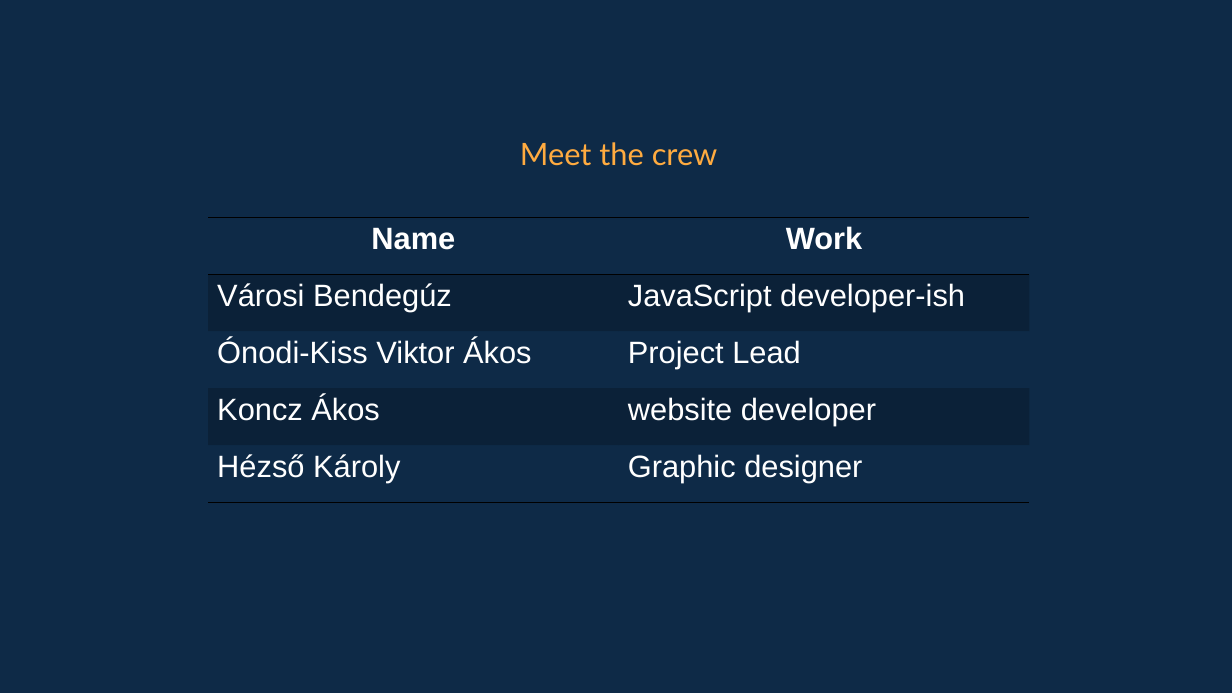
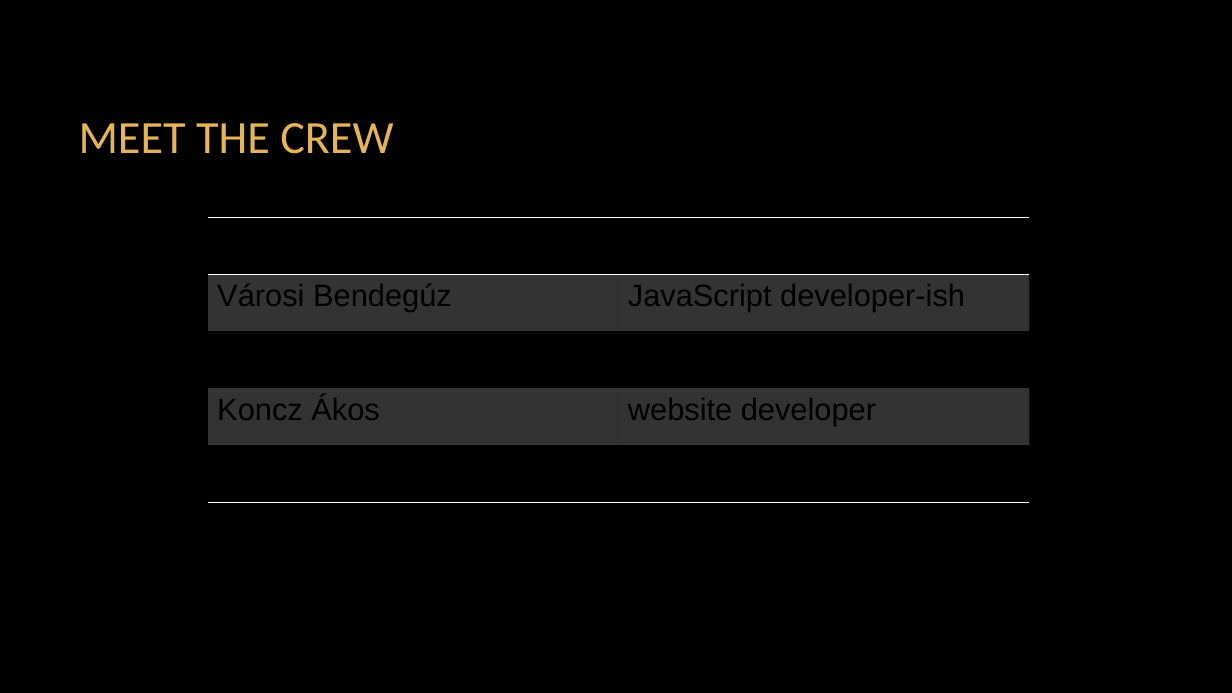
Before and after one commit to VarosiBendeguz/projektCuccli, a slide deck: slide 5 of pages/weboldal/ppt/england_is_my_city.pptx. Drawn at 1232x693 pixels with LibreOffice and Linux fonts; fonts in the diff are those of the drawing; background and template pictures are left out. Boxes give left, top, right and bottom in pixels: in the first picture for what was removed or moved away, otherwise in the second. Text is boxed around its words. In the diff, an @@ line names an element or a change of style, - is before the commit and + after.

```diff
--- a/pages/weboldal/ppt/england_is_my_city.pptx
+++ b/pages/weboldal/ppt/england_is_my_city.pptx
@@ background #0E2A47 to picture (left out) @@
@@ title "MEET THE CREW" at [79, 123, 393, 154]: vertical alignment top to middle @@
@@ title at [79, 123, 393, 154]: text changed; size 24 to 36 pt; font Lato to Calibri; text colour #FFAB40 to #E5B458 @@
-Meet the crew
+MEET THE CREW
@@ table at [208, 217, 1029, 503] @@
-row 3, column 2: Project Lead
+row 3, column 2: Project Leader
@@ fill #000000 at 20% opacity to #FFFFFF at 20% opacity in 4 cells @@
@@ text colour #FFFFFF to #000000 in "Name", "Work", "Városi Bendegúz", "JavaScript developer-ish" and 5 more places @@
@@ borders changed @@
```
Also in this commit, not shown: 26 other slides changed.
